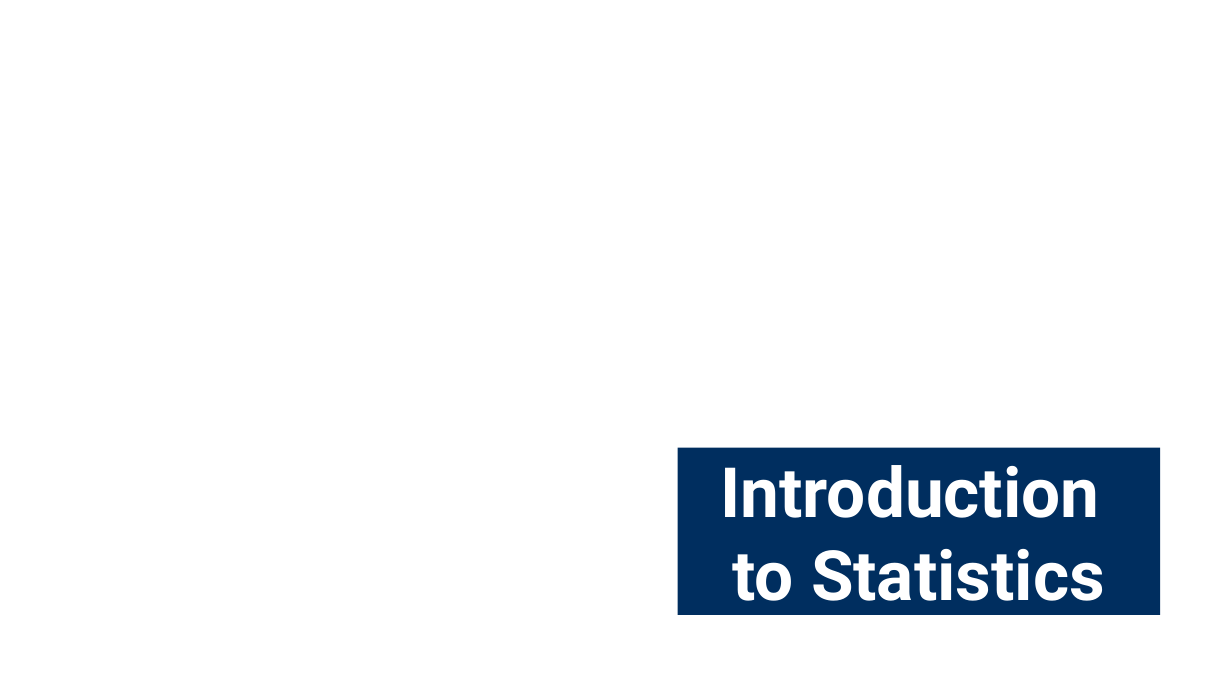
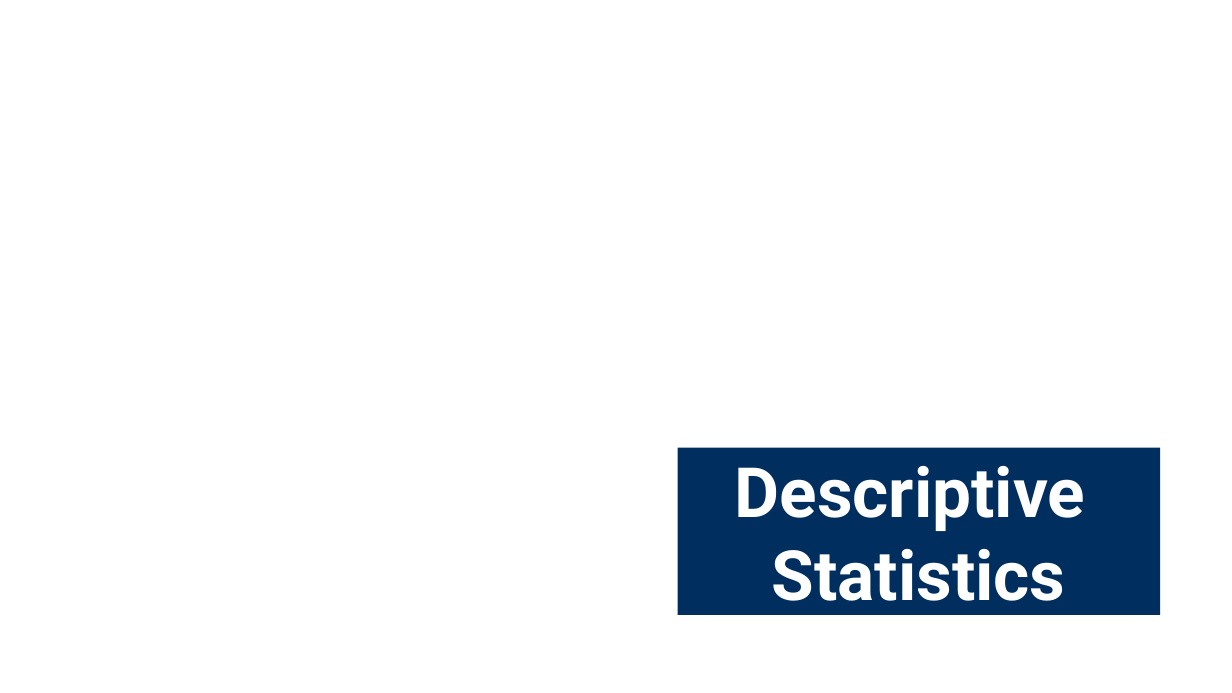
Before and after one commit to DCS-training/IntroToStatistics_2023, a slide deck: slide 1 of Slides_DescriptiveStatistics.pptx. Drawn at 1232x693 pixels with LibreOffice and Linux fonts; fonts in the diff are those of the drawing; background and template pictures are left out. Boxes give left, top, right and bottom in pixels: in the first picture for what was removed or moved away, otherwise in the second. Text is boxed around its words. In the diff, an @@ line names an element or a change of style, - is before the commit and + after.

```diff
--- a/Slides_DescriptiveStatistics.pptx
+++ b/Slides_DescriptiveStatistics.pptx
@@ text in rectangle at (735, 466, 1086, 616): text changed @@
-Introduction
-to Statistics
+Descriptive
+Statistics
```
Also in this commit, not shown: 2 other slides changed, 2 slides added, 7 other files.
